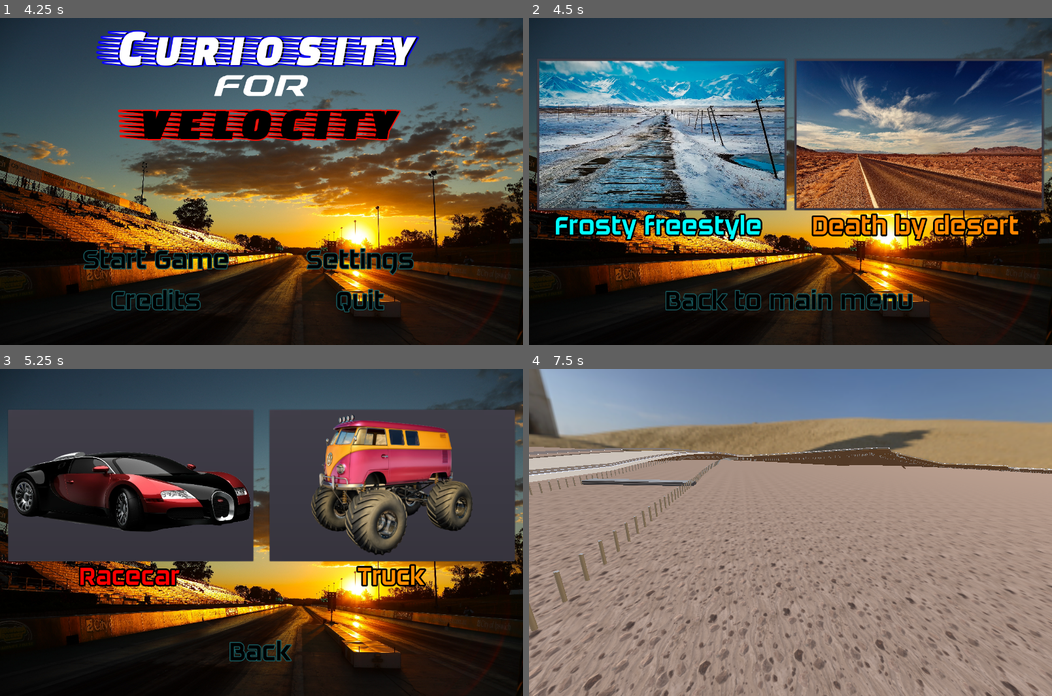
Above: before the commit, frames 1-4 (two rows, left to right).
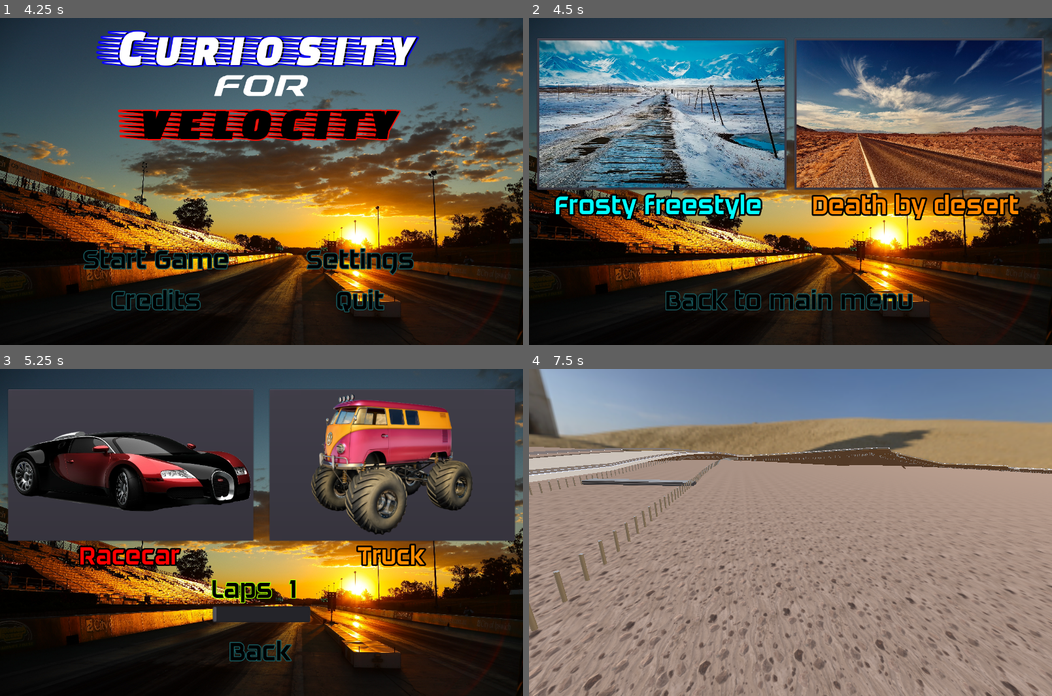
Above: after the commit, the same moments.

Repository: StianJakobsen/CuriosityForVelocity
Game: Godot game, scene res://Assets/Scenes/Menu/titleScreen.tscn
Same seed, same stepped clock (60 frames per second), same inputs: the game is played once before the commit and once after it.
Inputs:
- Up to frame 1 (4.25 s): click "Settings" at 0.5 s; click "Sea Shanty" at 1.25 s; click "Fanfare" at 2 s; click "Racing" at 2.75 s; click "Back to main menu" at 3.5 s
- Up to frame 2 (4.5 s): click "Start Game" at 4.25 s
- Up to frame 3 (5.25 s): click "Frosty freestyle" at 5 s
- Up to frame 4 (7.5 s): click "Back" at 5.75 s; click "Death by desert" at 6.5 s; click "Racecar" at 7.25 s

Frame 1 is identical in both runs. In frame 2, 46% of the frame differs, in the area x 1-99%, y 6-69%; in frame 3, 30%; in frame 4, nothing differs.

Commit message:
added num_laps slider. menu half linked to game.

Diff:
--- a/Assets/Scenes/Menu/carSelectScreen.tscn
+++ b/Assets/Scenes/Menu/carSelectScreen.tscn
@@ -1,10 +1,11 @@
-[gd_scene load_steps=11 format=2]
+[gd_scene load_steps=14 format=2]
 
 [ext_resource path="res://Assets/Textures/Icons/menu_background.jpg" type="Texture" id=1]
 [ext_resource path="res://Assets/Fonts/DAGGERSQUARE.otf" type="DynamicFontData" id=2]
 [ext_resource path="res://Script/menuButtons.gd" type="Script" id=3]
 [ext_resource path="res://Assets/Textures/Icons/racecar_icon2.png" type="Texture" id=4]
 [ext_resource path="res://Assets/Textures/Icons/truck_icon.png" type="Texture" id=5]
+[ext_resource path="res://Script/horizontalSliders.gd" type="Script" id=6]
 
 [sub_resource type="DynamicFont" id=1]
 size = 64
@@ -28,6 +29,18 @@
 size = 62
 outline_size = 4
 outline_color = Color( 0, 0, 0, 1 )
+font_data = ExtResource( 2 )
+
+[sub_resource type="DynamicFont" id=6]
+size = 64
+outline_size = 2
+outline_color = Color( 0.639216, 1, 0, 1 )
+font_data = ExtResource( 2 )
+
+[sub_resource type="DynamicFont" id=7]
+size = 64
+outline_size = 2
+outline_color = Color( 0.639216, 1, 0, 1 )
 font_data = ExtResource( 2 )
 
 [node name="carSelectScreen" type="Control"]
@@ -66,9 +79,9 @@
 
 [node name="car1Button" type="Button" parent="."]
 margin_left = 20.0
-margin_top = 100.0
+margin_top = 50.0
 margin_right = 620.0
-margin_bottom = 470.0
+margin_bottom = 420.0
 custom_styles/hover = SubResource( 2 )
 custom_fonts/font = SubResource( 3 )
 script = ExtResource( 3 )
@@ -97,9 +110,9 @@
 
 [node name="car2Button" type="Button" parent="."]
 margin_left = 660.0
-margin_top = 100.0
+margin_top = 50.0
 margin_right = 1260.0
-margin_bottom = 470.0
+margin_bottom = 420.0
 custom_styles/hover = SubResource( 2 )
 custom_fonts/font = SubResource( 3 )
 script = ExtResource( 3 )
@@ -125,6 +138,45 @@
 text = "Truck"
 align = 1
 
+[node name="lapsBar" type="HScrollBar" parent="."]
+margin_left = 520.0
+margin_top = 580.0
+margin_right = 760.0
+margin_bottom = 620.0
+min_value = 1.0
+max_value = 10.0
+value = 1.0
+script = ExtResource( 6 )
+__meta__ = {
+"_edit_use_anchors_": false
+}
+
+[node name="lapsLabel" type="Label" parent="lapsBar"]
+margin_top = -80.0
+margin_right = 150.0
+margin_bottom = -2.0
+custom_fonts/font = SubResource( 6 )
+custom_colors/font_color = Color( 0, 0, 0, 1 )
+text = "Laps"
+align = 1
+__meta__ = {
+"_edit_use_anchors_": false
+}
+
+[node name="lapsNumber" type="Label" parent="lapsBar"]
+margin_left = 170.0
+margin_top = -80.0
+margin_right = 228.0
+margin_bottom = -2.0
+custom_fonts/font = SubResource( 7 )
+custom_colors/font_color = Color( 0, 0, 0, 1 )
+text = "1"
+align = 1
+__meta__ = {
+"_edit_use_anchors_": false
+}
+
 [connection signal="pressed" from="backButton" to="backButton" method="_on_gotoLevelSelect_pressed"]
 [connection signal="pressed" from="car1Button" to="car1Button" method="_on_car1Button_pressed"]
 [connection signal="pressed" from="car2Button" to="car2Button" method="_on_car2Button_pressed"]
+[connection signal="value_changed" from="lapsBar" to="lapsBar" method="_on_lapsBar_value_changed"]
--- a/Assets/Scenes/Menu/levelSelectScreen.tscn
+++ b/Assets/Scenes/Menu/levelSelectScreen.tscn
@@ -59,9 +59,9 @@
 
 [node name="snowButton" type="Button" parent="."]
 margin_left = 20.0
-margin_top = 100.0
+margin_top = 50.0
 margin_right = 630.0
-margin_bottom = 470.0
+margin_bottom = 420.0
 custom_styles/hover = SubResource( 1 )
 custom_fonts/font = SubResource( 2 )
 script = ExtResource( 3 )
@@ -91,9 +91,9 @@
 
 [node name="desertButton" type="Button" parent="."]
 margin_left = 650.0
-margin_top = 100.0
+margin_top = 50.0
 margin_right = 1260.0
-margin_bottom = 470.0
+margin_bottom = 420.0
 custom_styles/hover = SubResource( 4 )
 script = ExtResource( 3 )
 __meta__ = {
--- a/Assets/Scenes/Menu/settingsScreen.tscn
+++ b/Assets/Scenes/Menu/settingsScreen.tscn
@@ -3,7 +3,7 @@
 [ext_resource path="res://Assets/Textures/Icons/menu_background.jpg" type="Texture" id=1]
 [ext_resource path="res://Script/menuButtons.gd" type="Script" id=2]
 [ext_resource path="res://Assets/Fonts/DAGGERSQUARE.otf" type="DynamicFontData" id=3]
-[ext_resource path="res://Script/volumeBar.gd" type="Script" id=4]
+[ext_resource path="res://Script/horizontalSliders.gd" type="Script" id=4]
 
 [sub_resource type="DynamicFont" id=1]
 size = 64
--- /dev/null
+++ b/Script/horizontalSliders.gd
@@ -0,0 +1,20 @@
+extends HScrollBar
+
+onready var track_var = get_node("/root/TrackVariables")
+
+func _ready():
+	if self.name == "volumeBar":
+		self.value = track_var.volume
+	if self.name == "lapsBar":
+		self.value = track_var.num_laps
+	pass
+
+func _on_volumeBar_value_changed(value):
+	$volumeLevel.text = str(round(value)) + "%"
+	BackgroundMusic.adjust_volume(round(value))
+	pass
+
+func _on_lapsBar_value_changed(value):
+	$lapsNumber.text = str(round(value))
+	track_var.num_laps = round(value)
+	pass
--- a/Script/volumeBar.gd
+++ /dev/null
@@ -1,12 +0,0 @@
-extends HScrollBar
-
-onready var track_var = get_node("/root/TrackVariables")
-
-func _ready():
-	self.value = track_var.volume
-	pass
-
-func _on_volumeBar_value_changed(value):
-	$volumeLevel.text = str(round(value)) + "%"
-	BackgroundMusic.adjust_volume(round(value))
-	pass
